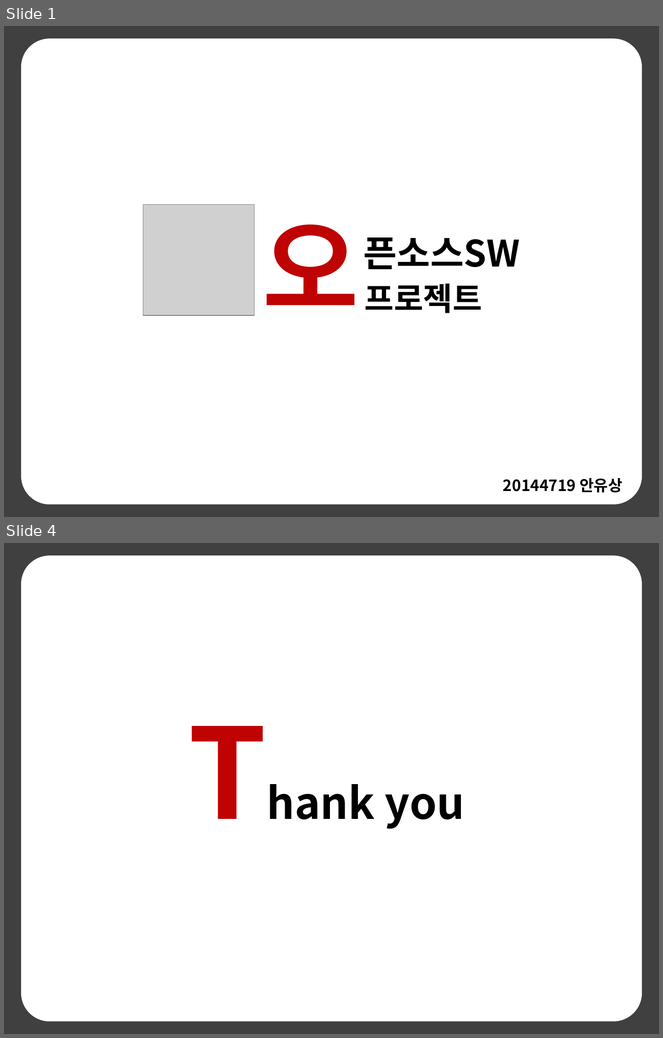
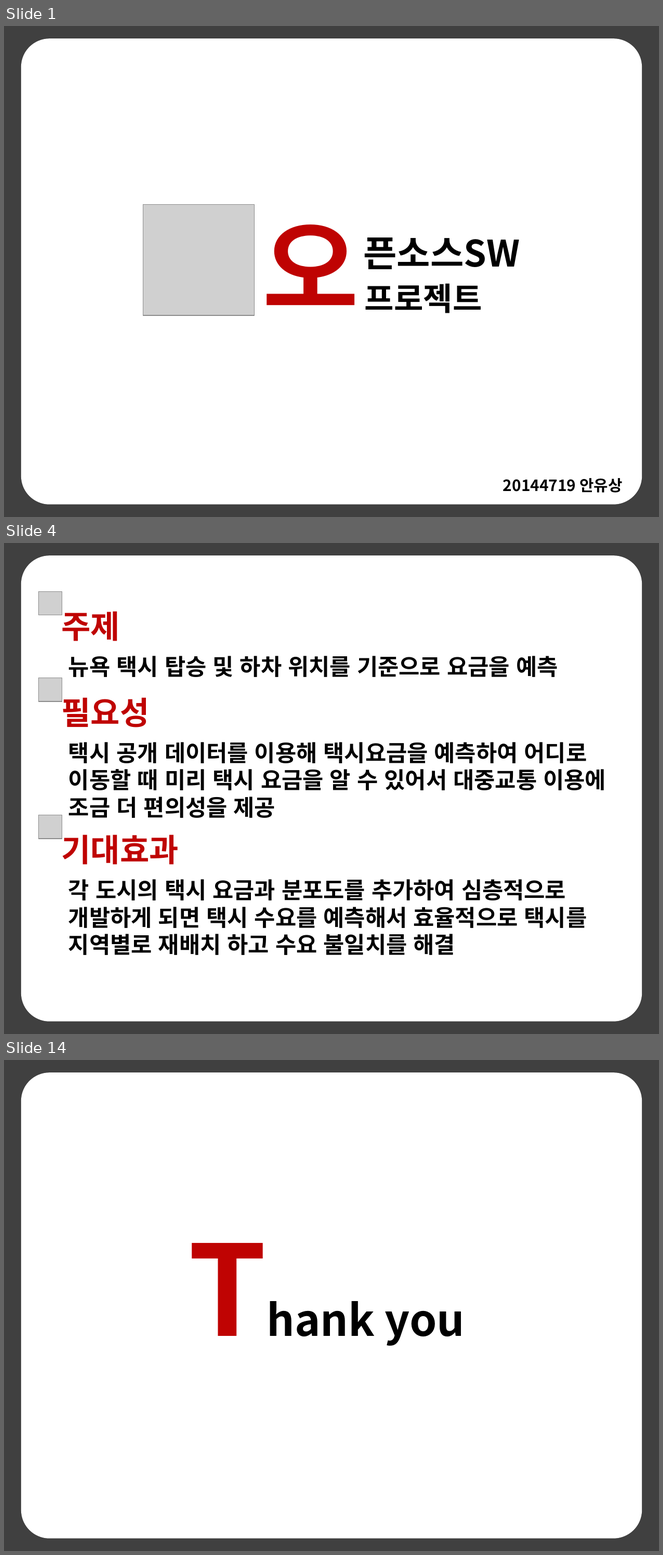
Before and after one commit to anys123/20144719, a slide deck: 20144719안유상(발표자료).pptx. Shown one above the other, each under a label of ours: slides 1 and 4 before the commit, slides 1, 4 and 14 after it; the slides between them are not shown. The pictures are 663x1038 and 663x1555 pixels, drawn with LibreOffice and Linux fonts; fonts in the diff are those of the drawing; grey boxes stand for pictures. Boxes give left, top, right and bottom in pixels: in the first picture for what was removed or moved away, otherwise in the second. Text is boxed around its words. In the diff, an @@ line names an element or a change of style, - is before the commit and + after.

```diff
--- a/20144719안유상(발표자료).pptx
+++ b/20144719안유상(발표자료).pptx
@@ slide 4 added at [4, 543, 659, 1034], background #404040 @@
@@ rounded rectangle added at [22, 557, 642, 1021], fill #FFFFFF, outline #FFFFFF 2 pt @@
@@ picture added at [39, 591, 62, 615] @@
@@ text added at [62, 605, 120, 641], 35 pt, text #BF0302, bold @@
+주제
@@ text added at [68, 656, 558, 677], 25 pt, text #000000, bold @@
+뉴욕 택시 탑승 및 하차 위치를 기준으로 요금을 예측
@@ picture added at [39, 678, 62, 702] @@
@@ text added at [62, 692, 150, 728], 35 pt, text #BF0302, bold @@
+필요성
@@ text added at [68, 742, 606, 818], 25 pt, text #000000, bold @@
+택시 공개 데이터를 이용해 택시요금을 예측하여 어디로 이동할 때 미리 택시 요금을 알 수 있어서 대중교통 이용에 조금 더 편의성을 제공
@@ picture added at [39, 815, 62, 839] @@
@@ text added at [62, 830, 179, 865], 35 pt, text #BF0302, bold @@
+기대효과
@@ text added at [68, 879, 587, 955], 25 pt, text #000000, bold @@
+각 도시의 택시 요금과 분포도를 추가하여 심층적으로 개발하게 되면 택시 수요를 예측해서 효율적으로 택시를 지역별로 재배치 하고 수요 불일치를 해결
@@ what was slide 4 is now slide 14 @@
```
Also in this commit, not shown: 1 slide changed, 10 other slides added, 1 slide removed, 3 other files.
